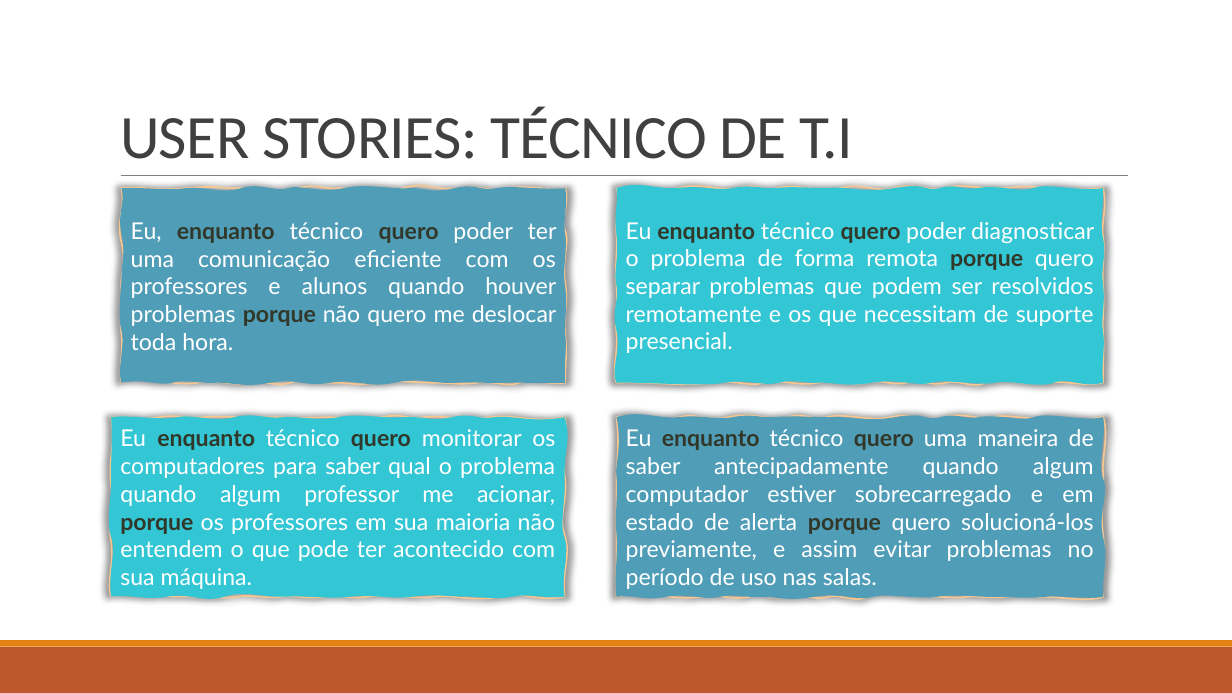
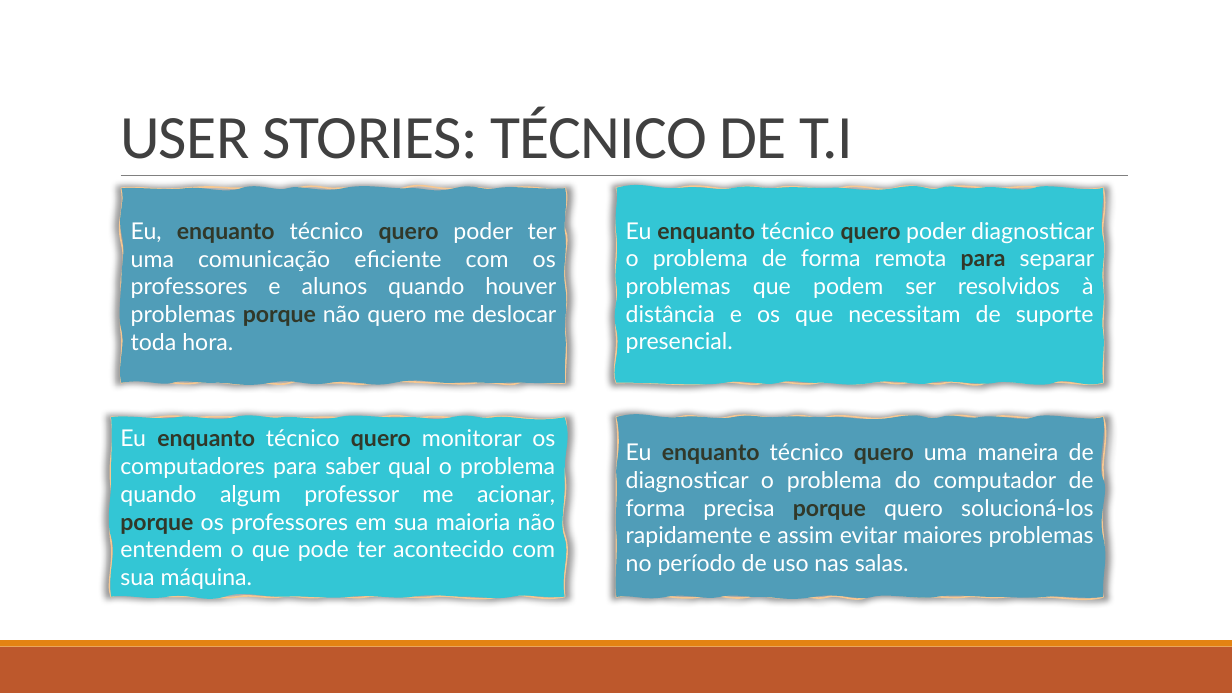
Before and after one commit to BandTec/grupo-05-adsa-20201, a slide deck: slide 13 of Apresentação Sprint 1.pptx. Drawn at 1232x693 pixels with LibreOffice and Linux fonts; fonts in the diff are those of the drawing. Boxes give left, top, right and bottom in pixels: in the first picture for what was removed or moved away, otherwise in the second. Text is boxed around its words. In the diff, an @@ line names an element or a change of style, - is before the commit and + after.

Commit message:
App

```diff
--- a/Apresentação Sprint 1.pptx
+++ b/Apresentação Sprint 1.pptx
@@ text in freeform shape at [626, 222, 1095, 353]: text changed @@
-Eu enquanto técnico quero poder diagnosticar o problema de forma remota porque quero separar problemas que podem ser resolvidos remotamente e os que necessitam de suporte presencial.
+Eu enquanto técnico quero poder diagnosticar o problema de forma remota para separar problemas que podem ser resolvidos à distância e os que necessitam de suporte presencial.
@@ text in freeform shape at [626, 443, 1094, 575]: text changed @@
-Eu enquanto técnico quero uma maneira de saber antecipadamente quando algum computador estiver sobrecarregado e em estado de alerta porque quero solucioná-los previamente, e assim evitar problemas no período de uso nas salas.
+Eu enquanto técnico quero uma maneira de diagnosticar o problema do computador de forma precisa porque quero solucioná-los rapidamente e assim evitar maiores problemas no período de uso nas salas.
```
Also in this commit, not shown: 13 other slides changed, 2 slides added, 1 slide removed.
